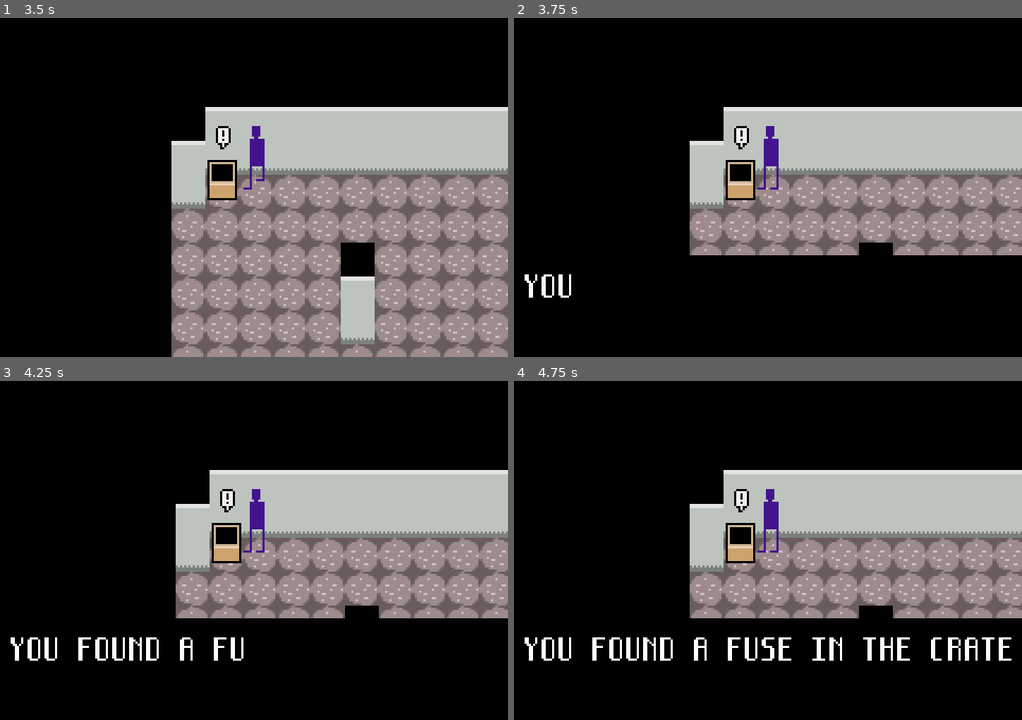
Above: before the commit, frames 1-4 (two rows, left to right).
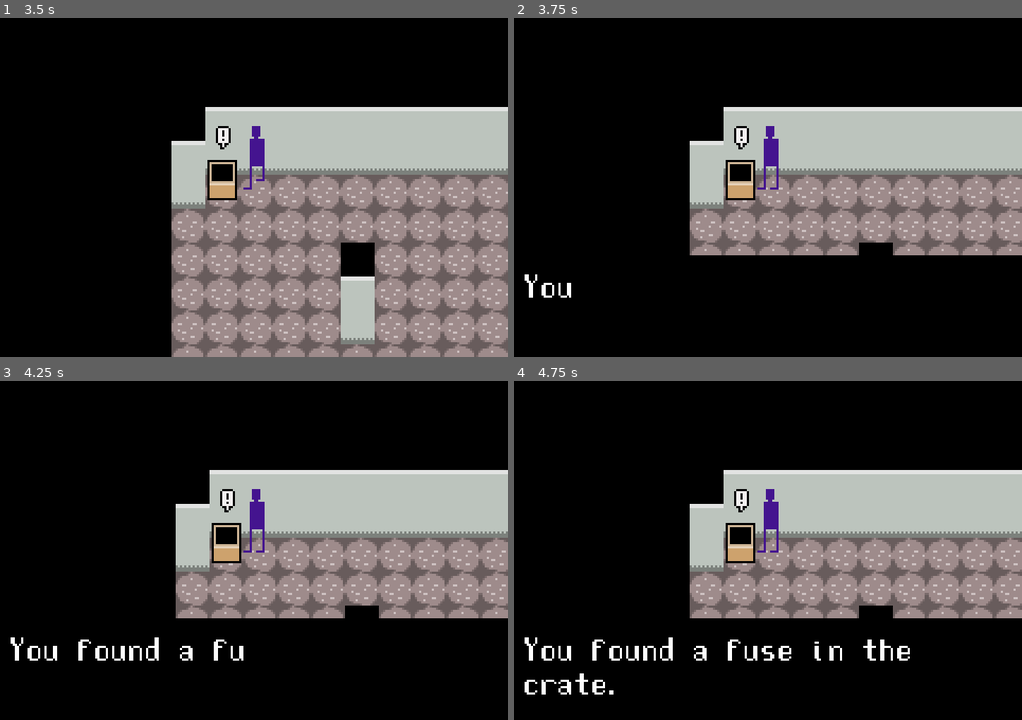
Above: after the commit, the same moments.

Repository: heroofhyla/godot-halloween-2023
Game: Godot game, scene res://game.tscn
Same seed, same stepped clock (60 frames per second), same inputs: the game is played once before the commit and once after it.
Inputs:
- Up to frame 1 (3.5 s): tap Enter (interact) at 0.5, 1.35, 2.85 s; hold Enter (interact) 0.53-1.28 s; hold Up (move_up) 0.53-2.03 s; tap Space at 2 s; hold Enter (interact) 2.03-2.78 s; hold Left (move_left) from 2.03 s (still down)
- Up to frame 2 (3.75 s): release Left (move_left) at 3.53 s; hold Down (move_down) from 3.53 s (still down); hold Enter (interact) from 3.53 s (still down)
- Up to frame 3 (4.25 s): keep holding Down (move_down); keep holding Enter (interact)
- Up to frame 4 (4.75 s): release Down (move_down) at 4.28 s; release Enter (interact) at 4.28 s; hold Right (move_right) from 4.28 s (still down); tap Enter (interact) at 4.35 s

Frame 1 is identical in both runs. In frame 2, 0.1% of the frame differs, in the area x 5-12%, y 75-83%; in frame 3, 0.6%; in frame 4, 1.6%, in the area x 2-98%, y 75-93%.

Commit message:
Font updates

Diff:
--- a/broken_gate.gd
+++ b/broken_gate.gd
@@ -19,12 +19,12 @@
 			GlobalVars.broken_gate_progress = POWER_OUT
 		elif GlobalVars.broken_gate_progress == POWER_OUT:
 			if GlobalVars.found_fuse:
-				await Cutscene.show_message("YOU REPLACED THE FUSE.")
+				await Cutscene.show_message("You replaced the fuse.")
 				GlobalVars.broken_gate_progress = POWER_RESTORED
 			else:
 				await Cutscene.show_messages([
-					"NOTHING HAPPENED",
-					"THE FUSE HAS BLOWN"
+					"Nothing happened.",
+					"The fuse has blown."
 				])
 		elif GlobalVars.broken_gate_progress == POWER_RESTORED:
 			$Gate/AnimatedSprite2D.play("opening")
@@ -32,5 +32,5 @@
 			$Gate/CollisionShape2D.disabled = true
 			GlobalVars.broken_gate_progress = GATE_OPENED
 		elif GlobalVars.broken_gate_progress == GATE_OPENED:
-			await Cutscene.show_message("THE GATE IS ALREADY OPEN.")
+			await Cutscene.show_message("The gate is already open.")
 	)
--- a/fuse_crate.gd
+++ b/fuse_crate.gd
@@ -6,8 +6,8 @@
 func _on_Interactable_activated():
 	Cutscene.start_sync(func():
 		if GlobalVars.found_fuse:
-			await Cutscene.show_message("THE CRATE IS EMPTY")
+			await Cutscene.show_message("The crate is empty.")
 		else:
-			await Cutscene.show_message("YOU FOUND A FUSE IN THE CRATE")
+			await Cutscene.show_message("You found a fuse in the\ncrate.")
 			GlobalVars.found_fuse = true
 	)
Binary file changed: font/sprite_font.png
Not shown, changed: font/sprite_font.xcf
